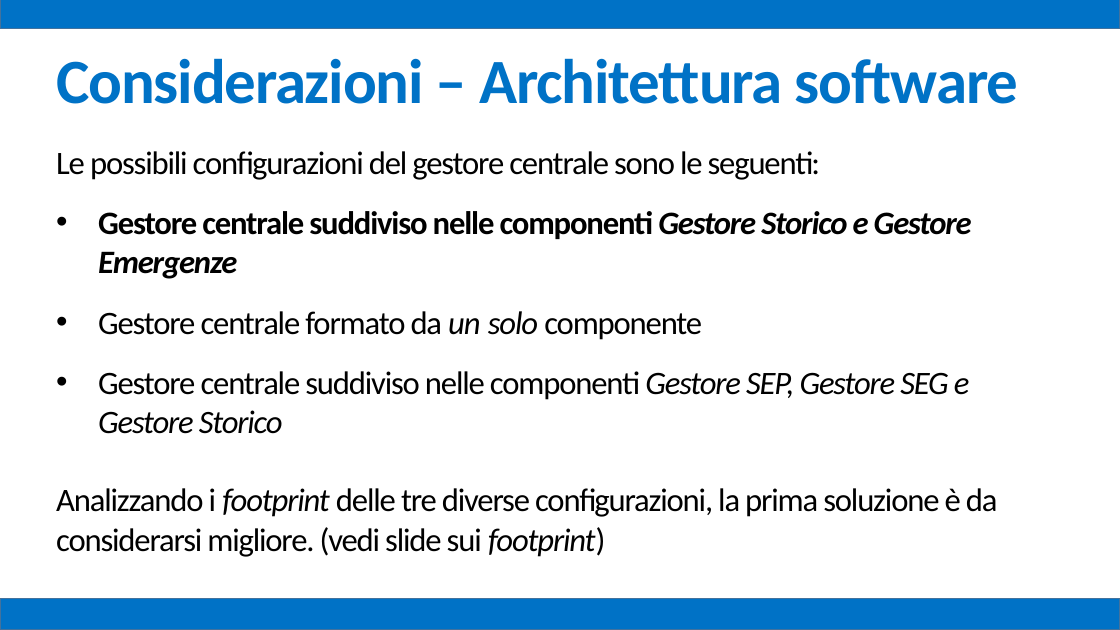
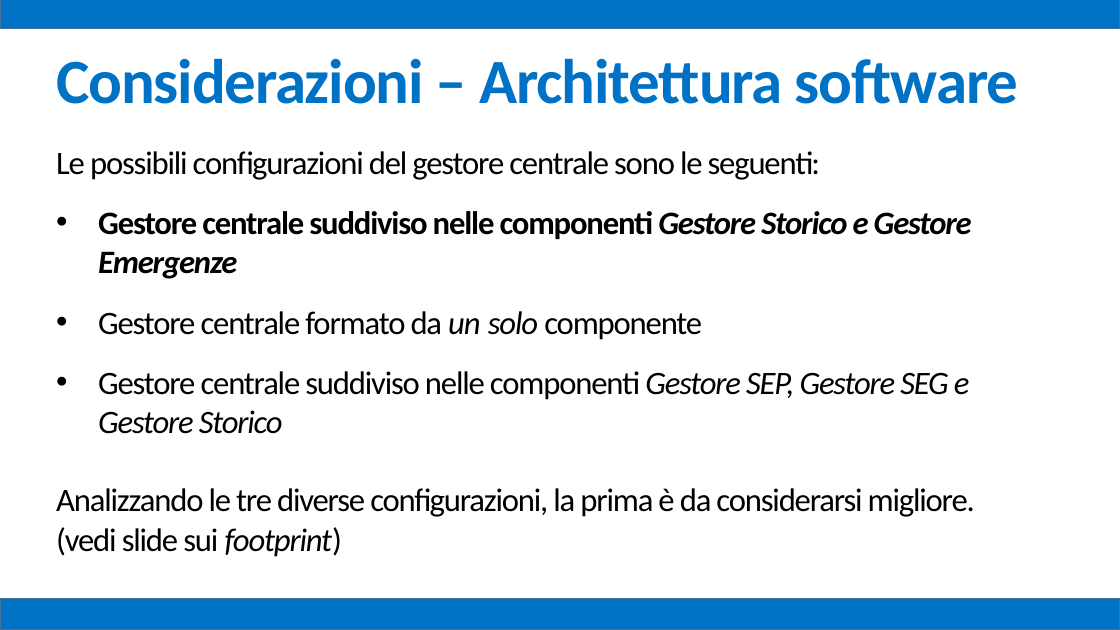
Before and after one commit to mz1991/ProgettoFebbraio2015, a slide deck: slide 93 of Febbraio 2015.pptx. Drawn at 1120x630 pixels with LibreOffice and Linux fonts; fonts in the diff are those of the drawing. Boxes give left, top, right and bottom in pixels: in the first picture for what was removed or moved away, otherwise in the second. Text is boxed around its words. In the diff, an @@ line names an element or a change of style, - is before the commit and + after.

```diff
--- a/Febbraio 2015.pptx
+++ b/Febbraio 2015.pptx
@@ text at [56,488,975,557]: text changed @@
-Analizzando i footprint delle tre diverse configurazioni, la prima soluzione è da considerarsi migliore. (vedi slide sui footprint)
+Analizzando le tre diverse configurazioni, la prima è da considerarsi migliore. (vedi slide sui footprint)
```
Also in this commit, not shown: 35 other slides changed, 7 other files.
